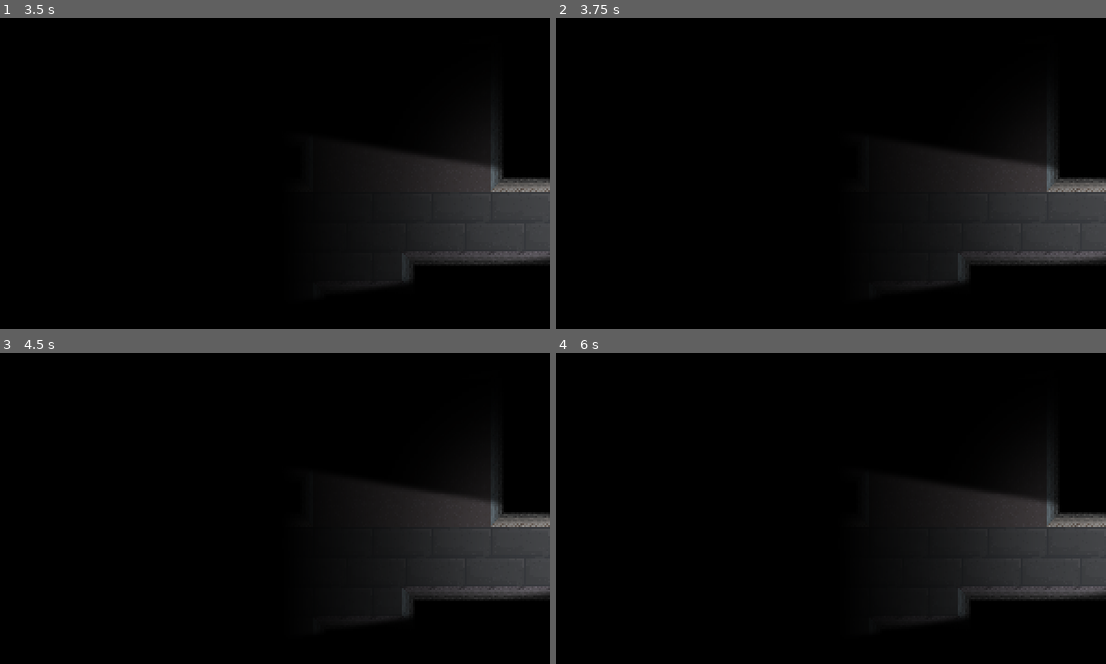
Above: before the commit, frames 1-4 (two rows, left to right).
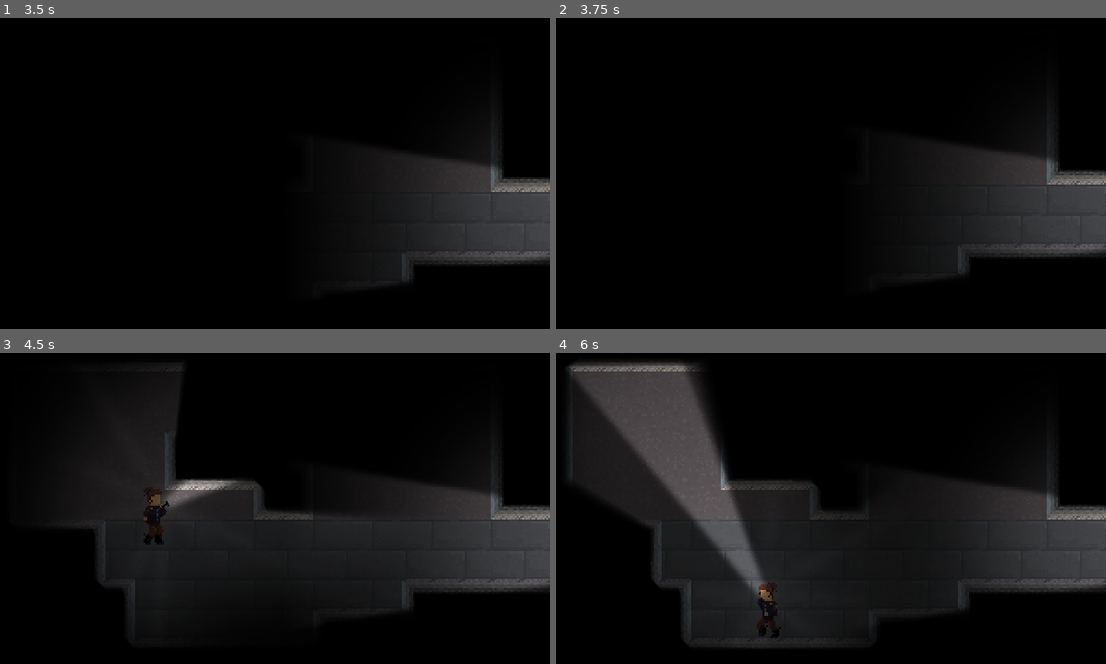
Above: after the commit, the same moments.

Repository: NathanBHart/Warehouse
Game: Godot game, scene res://World/Main.tscn
The game is run twice, just before and just after one commit, with the same random seed, the same clock (stepped at 60 frames per second) and the same inputs.
Inputs (mouse positions are in pixels of both pictures, inside the frame that each line leads up to):
- Up to frame 1 (3.5 s): tap Enter at 0.5 s; move the mouse to (396, 189) at 0.52 s; hold E (use) 0.53-1.28 s; hold D (walk_right) 0.53-2.03 s; tap Space (jump) at 0.77, 1.25, 1.52, 3.02 s; tap L at 0.8, 1.35, 2.3 s; move the mouse to (385, 226) at 1.27 s; tap E (use) at 1.55, 2.85 s; move the mouse to (313, 108) at 2.02 s; hold A (walk_left) 2.03-2.78 s; hold S (slide_faster) 2.03-2.78 s; move the mouse to (225, 248) at 2.77 s; hold D (walk_right) from 2.78 s (still down)
- Up to frame 2 (3.75 s): keep holding D (walk_right); tap Enter at 3.5 s; move the mouse to (985, 229) at 3.52 s; hold L from 3.53 s (still down)
- Up to frame 3 (4.5 s): tap Space (jump) at 3.77, 4.25 s; move the mouse to (77, 464) at 4.27 s; release D (walk_right) at 4.28 s; release L at 4.28 s; hold A (walk_left) from 4.28 s (still down); tap E (use) at 4.35 s
- Up to frame 4 (6 s): tap Space (jump) at 4.52 s; move the mouse to (842, 514) at 5.02 s; release A (walk_left) at 5.03 s; hold D (walk_right) 5.03-5.78 s; hold L 5.03-5.78 s; move the mouse to (721, 433) at 5.77 s; hold A (walk_left) from 5.78 s (still down); tap S (slide_faster) at 5.85 s

Frame 1 is identical in both runs. In frame 2, 1.9% of the frame differs, in the area x 68-100%, y 42-86%; in frame 3, 16%; in frame 4, 28%, in the area x 2-100%, y 2-95%.

Commit message:
Added saving and loading.

Diff:
--- a/Enemies/Turret.gd
+++ b/Enemies/Turret.gd
@@ -35,7 +35,7 @@
 func shoot_at_player(shoot_direction):
 	var turretProjectile = TurretProjectile.instance()
 	get_tree().current_scene.add_child(turretProjectile)
-	turretProjectile.global_position = position
+	turretProjectile.global_position = global_position
 	turretProjectile.velocity = shoot_direction * 300
 
 func _on_ShootTimer_timeout():
--- a/Player/Flashlight.gd
+++ b/Player/Flashlight.gd
@@ -4,7 +4,7 @@
 
 export var flashlight_on = false
 
-func _physics_process(delta):
+func _physics_process(_delta):
 	var mouse_difference = get_global_mouse_position().y - global_position.y
 
 	mouse_difference = clamp(mouse_difference, -50, 50)
--- a/Player/Player.gd
+++ b/Player/Player.gd
@@ -1,4 +1,7 @@
 extends KinematicBody2D
+
+# Warning Ignores
+# warning-ignore:unused_signal
 
 # Export Constants
 export var MAX_SLOPE_ANGLE = 46
@@ -30,6 +33,7 @@
 onready var landingJumpTimer = $LandingJumpTimer
 onready var wallClingTimer = $WallClingTimer
 onready var clingArea = $ClingArea
+onready var cameraFollow = $CameraFollow
 
 # Animation Controllers
 onready var sprite = $Sprite
@@ -62,6 +66,8 @@
 func _ready():
 	MainInstances.Player = self
 	clingArea.monitoring = true
+	call_deferred("assign_camera")
+	call_deferred("connect_hit_door")
 
 func queue_free():
 	MainInstances.Player = null
@@ -86,8 +92,6 @@
 			update_animations(input_vector)
 
 		WALL_STATE:
-
-			var input_vector = get_input_vector()
 			if animationPlayer.is_playing():
 				animationPlayer.stop()
 			if holding:
@@ -106,11 +110,28 @@
 			wall_detach_check(wall_axis, delta)
 
 		JUMPING:
-			var input_vector = Vector2.ZERO
 			jump_animating()
 
 	if Input.is_key_pressed(KEY_ESCAPE):
 		get_tree().quit()
+
+	if Input.is_key_pressed(KEY_L):
+		SaverAndLoader.load_game()
+
+func save():
+	var save_dictionary = {
+		"filename": get_filename(),
+		"parent": get_parent().get_path(),
+		"position_x": position.x,
+		"position_y": position.y
+	}
+	return save_dictionary
+
+func assign_camera():
+	cameraFollow.remote_path = MainInstances.MainCamera.get_path()
+
+func connect_hit_door():
+	MainInstances.Player.connect("hit_door", MainInstances.Main, "_on_Player_hit_door")
 
 func apply_gravity(delta):
 	if is_on_floor(): return
@@ -197,9 +218,6 @@
 		snap_vector = Vector2.DOWN
 
 func wall_check():
-
-	var on_wall = false
-
 	if is_on_floor() and clingArea.monitoring == false:
 		clingArea.monitoring = true
 
--- a/Player/Player.tscn
+++ b/Player/Player.tscn
@@ -157,7 +157,9 @@
 [sub_resource type="CapsuleShape2D" id=9]
 radius = 5.0
 
-[node name="Player" type="KinematicBody2D"]
+[node name="Player" type="KinematicBody2D" groups=[
+"Persists",
+]]
 collision_mask = 2
 script = ExtResource( 1 )
 
@@ -232,6 +234,9 @@
 position = Vector2( 0, -13 )
 shape = SubResource( 9 )
 
+[node name="CameraFollow" type="RemoteTransform2D" parent="."]
+remote_path = NodePath("../../Camera")
+
 [connection signal="timeout" from="AnimationTimers/TurnTimer" to="." method="_on_TurnTimer_timeout"]
 [connection signal="timeout" from="AnimationTimers/JumpTimer" to="." method="_on_JumpTimer_timeout"]
 [connection signal="area_entered" from="Hurtbox" to="." method="_on_Hurtbox_area_entered"]
--- a/Rooms/Room.gd
+++ b/Rooms/Room.gd
@@ -17,6 +17,14 @@
 
 	call_deferred("set_modulate", BASE_COLOR)
 
+func save():
+	var save_dictionary = {
+		"filename": get_filename(),
+		"parent": get_parent().get_path(),
+		"position_x": position.x,
+		"position_y": position.y
+	}
+	return save_dictionary
 
 func set_camera_limits():
 	var MainCamera = MainInstances.MainCamera
--- a/Rooms/Room.tscn
+++ b/Rooms/Room.tscn
@@ -4,7 +4,9 @@
 [ext_resource path="res://Rooms/Room.gd" type="Script" id=2]
 [ext_resource path="res://World/MainTileMap.tscn" type="PackedScene" id=3]
 
-[node name="Room" type="Node2D"]
+[node name="Room" type="Node2D" groups=[
+"Persists",
+]]
 script = ExtResource( 2 )
 
 [node name="MainTileMap" parent="." instance=ExtResource( 3 )]
--- a/Rooms/Room2.tscn
+++ b/Rooms/Room2.tscn
@@ -1,8 +1,9 @@
-[gd_scene load_steps=4 format=2]
+[gd_scene load_steps=5 format=2]
 
 [ext_resource path="res://Rooms/Room.tscn" type="PackedScene" id=1]
 [ext_resource path="res://World/Door.tscn" type="PackedScene" id=2]
 [ext_resource path="res://DoorConnections/1-2.tres" type="Resource" id=3]
+[ext_resource path="res://World/SaveStation.tscn" type="PackedScene" id=4]
 
 [node name="Room2" instance=ExtResource( 1 )]
 
@@ -24,4 +25,7 @@
 [node name="BottomRight" parent="Limits" index="1"]
 position = Vector2( 408, 200 )
 
+[node name="SaveStation" parent="." index="4" instance=ExtResource( 4 )]
+position = Vector2( 240, 176 )
+
 [editable path="MainTileMap"]
--- /dev/null
+++ b/Singletons/SaverAndLoader.gd
@@ -0,0 +1,56 @@
+extends Node
+
+var custom_data = {
+	flashlight_unlocked = true
+}
+
+var is_loading = false
+
+func save_game():
+	var save_game = File.new()
+	save_game.open("user://savegame.save", File.WRITE)
+	save_game.store_line(to_json(custom_data))
+	var persistingNodes = get_tree().get_nodes_in_group("Persists")
+
+	for node in persistingNodes:
+		var node_data = node.save()
+		save_game.store_line(to_json(node_data))
+
+	save_game.close()
+
+func load_game():
+	var save_game = File.new()
+
+	if not save_game.file_exists("user://savegame.save"): return
+
+	var persistingNodes = get_tree().get_nodes_in_group("Persists")
+
+	for node in persistingNodes:
+		node.queue_free()
+
+	save_game.open("user://savegame.save", File.READ)
+
+	if not save_game.eof_reached():
+		custom_data = parse_json(save_game.get_line())
+
+	while not save_game.eof_reached():
+		var line_string = save_game.get_line()
+
+		if line_string != "":
+			var current_line = parse_json(line_string)
+
+			if current_line != null:
+				var newNode = load(current_line["filename"]).instance()
+				get_node(current_line["parent"]).add_child(newNode, true)
+				newNode.position = Vector2(current_line["position_x"], current_line["position_y"])
+
+				for property in current_line.keys():
+					if (property == "filename"
+					or property == "parent"
+					or property == "position_x"
+					or property == "position_y"):
+						continue
+
+					newNode.set(property, current_line[property])
+
+	save_game.close()
--- a/World/Main.gd
+++ b/World/Main.gd
@@ -6,7 +6,9 @@
 onready var canvasModulate = $CanvasModulate
 
 func _ready():
-	MainInstances.Player.connect("hit_door", self, "_on_Player_hit_door")
+	if SaverAndLoader.is_loading:
+		SaverAndLoader.load_game()
+		SaverAndLoader.is_loading = false
 	MainInstances.Main = self
 
 func change_rooms(door):
--- a/World/Main.tscn
+++ b/World/Main.tscn
@@ -1,11 +1,9 @@
-[gd_scene load_steps=7 format=2]
+[gd_scene load_steps=5 format=2]
 
 [ext_resource path="res://Player/Player.tscn" type="PackedScene" id=1]
-[ext_resource path="res://World/RigidBodies/RigidBody2D.tscn" type="PackedScene" id=2]
 [ext_resource path="res://Rooms/Room1.tscn" type="PackedScene" id=3]
 [ext_resource path="res://World/Main.gd" type="Script" id=4]
 [ext_resource path="res://Player/Camera.tscn" type="PackedScene" id=5]
-[ext_resource path="res://Enemies/Turret.tscn" type="PackedScene" id=6]
 
 [node name="Main" type="Node"]
 script = ExtResource( 4 )
@@ -18,13 +16,4 @@
 [node name="Player" parent="." instance=ExtResource( 1 )]
 position = Vector2( 68.6123, 82.097 )
 
-[node name="RemoteTransform2D" type="RemoteTransform2D" parent="Player"]
-remote_path = NodePath("../../Camera")
-
 [node name="CanvasModulate" type="CanvasModulate" parent="."]
-
-[node name="Turret" parent="." instance=ExtResource( 6 )]
-position = Vector2( 175.171, 145.828 )
-
-[node name="RigidBody2D" parent="." instance=ExtResource( 2 )]
-position = Vector2( 237.554, 85.7716 )
--- a/World/RigidBody2D.gd
+++ b/World/RigidBody2D.gd
@@ -18,8 +18,12 @@
 func _physics_process(delta):
 	match state:
 		MOVE:
+			if MainInstances.Player == null:
+				state = DO_NOT_MOVE
+				return
 
-			var distance_scale_factor = position.distance_to(MainInstances.Player.position)/500
+			var distance_scale_factor = Vector2.ZERO
+			distance_scale_factor = position.distance_to(MainInstances.Player.position)/500
 
 			gravity_scale = distance_scale_factor
 
@@ -27,13 +31,15 @@
 				state = DO_NOT_MOVE
 
 			var mouse_position = get_global_mouse_position()
-			var direction = (mouse_position - position).normalized()
+			var direction = (mouse_position - global_position).normalized()
 
 			apply_central_impulse(direction * delta * SPEED)
 
 		DO_NOT_MOVE:
 
 			gravity_scale = 1
+
+			if MainInstances.Player == null: return
 
 			if (mouse_detected and Input.is_action_pressed("use") and MainInstances.Player.idle):
 				state = MOVE
--- /dev/null
+++ b/World/SaveStation.gd
@@ -0,0 +1,4 @@
+extends Area2D
+
+func _on_SaveStation_body_entered(body):
+	SaverAndLoader.save_game()
--- /dev/null
+++ b/World/SaveStation.tscn
@@ -0,0 +1,16 @@
+[gd_scene load_steps=3 format=2]
+
+[ext_resource path="res://World/SaveStation.gd" type="Script" id=1]
+
+[sub_resource type="RectangleShape2D" id=1]
+extents = Vector2( 16, 8 )
+
+[node name="SaveStation" type="Area2D"]
+collision_layer = 0
+script = ExtResource( 1 )
+
+[node name="CollisionShape2D" type="CollisionShape2D" parent="."]
+position = Vector2( 0, -8 )
+shape = SubResource( 1 )
+
+[connection signal="body_entered" from="." to="." method="_on_SaveStation_body_entered"]
--- a/project.godot
+++ b/project.godot
@@ -27,6 +27,7 @@
 [autoload]
 
 ResourceLoader="*res://Singletons/ResourceLoader.gd"
+SaverAndLoader="*res://Singletons/SaverAndLoader.gd"
 
 [display]
 
